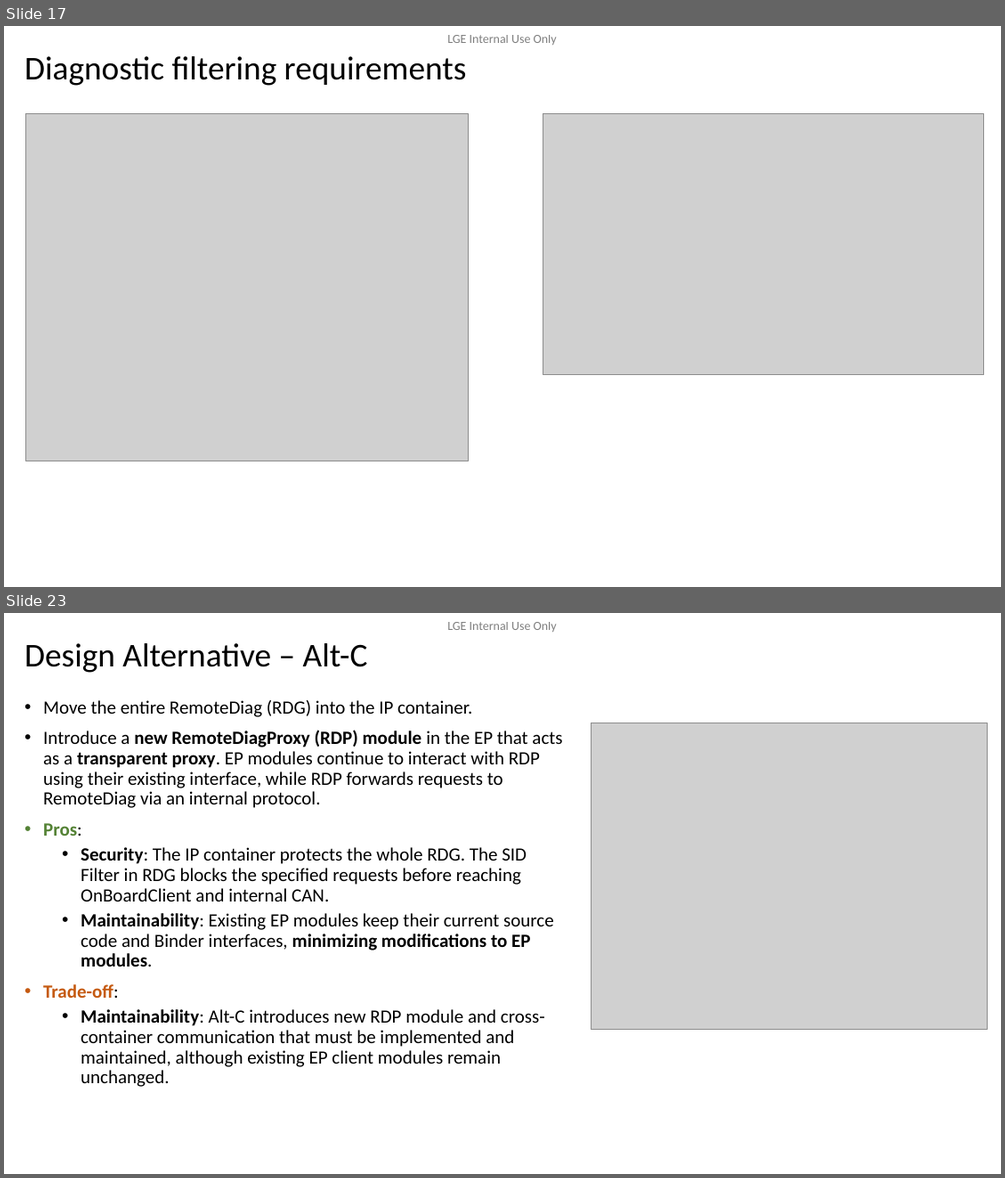
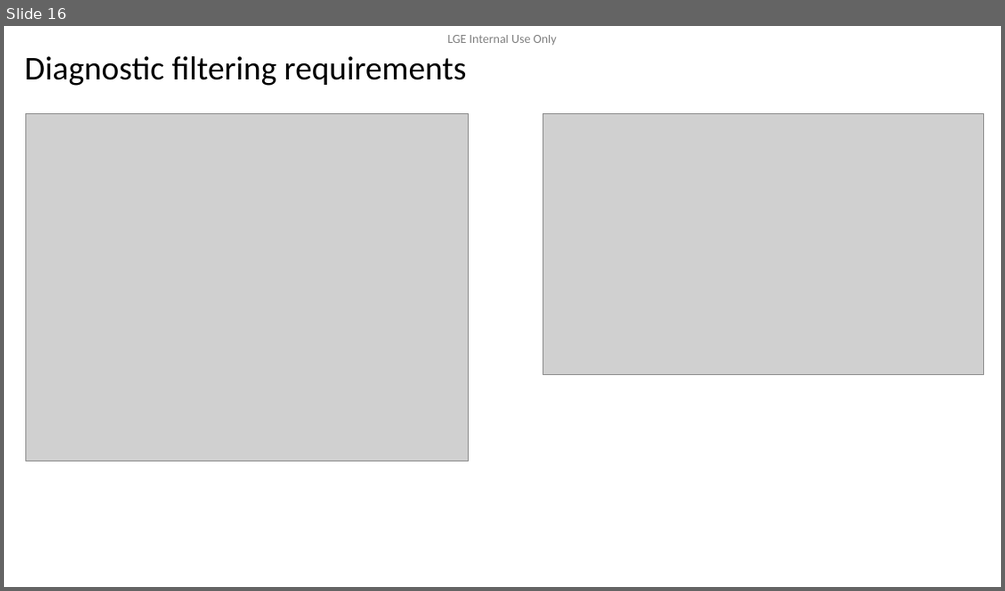
Before and after one commit to btqt/fe, a slide deck: design/FE_phi.vu_Design of Secure Remote Diag on Container Separation Architecture_3rd.pptx. Shown one above the other, each under a label of ours: slides 17 and 23 before the commit, slide 16 after it; the slides between them are not shown. The pictures are 1005x1178 and 1005x591 pixels, drawn with LibreOffice and Linux fonts; fonts in the diff are those of the drawing; grey boxes stand for pictures; background and template pictures are left out. Boxes give left, top, right and bottom in pixels: in the first picture for what was removed or moved away, otherwise in the second. Text is boxed around its words. In the diff, an @@ line names an element or a change of style, - is before the commit and + after.

```diff
--- a/design/FE_phi.vu_Design of Secure Remote Diag on Container Separation Architecture_3rd.pptx
+++ b/design/FE_phi.vu_Design of Secure Remote Diag on Container Separation Architecture_3rd.pptx
@@ slide 23 removed at (x1=4, y1=613, x2=1001, y2=1174), background #FFFFFF; not listed: 1 template element that a slide beside it also shows @@
@@ title removed at (x1=24, y1=643, x2=368, y2=673) @@
-Design Alternative – Alt-C
@@ text removed at (x1=43, y1=700, x2=562, y2=1086) @@
-• Move the entire RemoteDiag (RDG) into the IP container.
-• Introduce a new RemoteDiagProxy (RDP) module in the EP that acts as a transparent proxy. EP modules continue to interact with RDP using their existing interface, while RDP forwards requests to RemoteDiag via an internal protocol.
-• Pros:
-  • Security: The IP container protects the whole RDG. The SID Filter in RDG blocks the specified requests before reaching OnBoardClient and internal CAN.
-  • Maintainability: Existing EP modules keep their current source code and Binder interfaces, minimizing modifications to EP modules.
-• Trade-off:
-  • Maintainability: Alt-C introduces new RDP module and cross-container communication that must be implemented and maintained, although existing EP client modules remain unchanged.
@@ picture removed at (x1=591, y1=723, x2=987, y2=1030) @@
@@ what was slide 17 is now slide 16 @@
```
Also in this commit, not shown: 9 slides changed, 3 slides added, 8 other slides removed, 1 other file.
